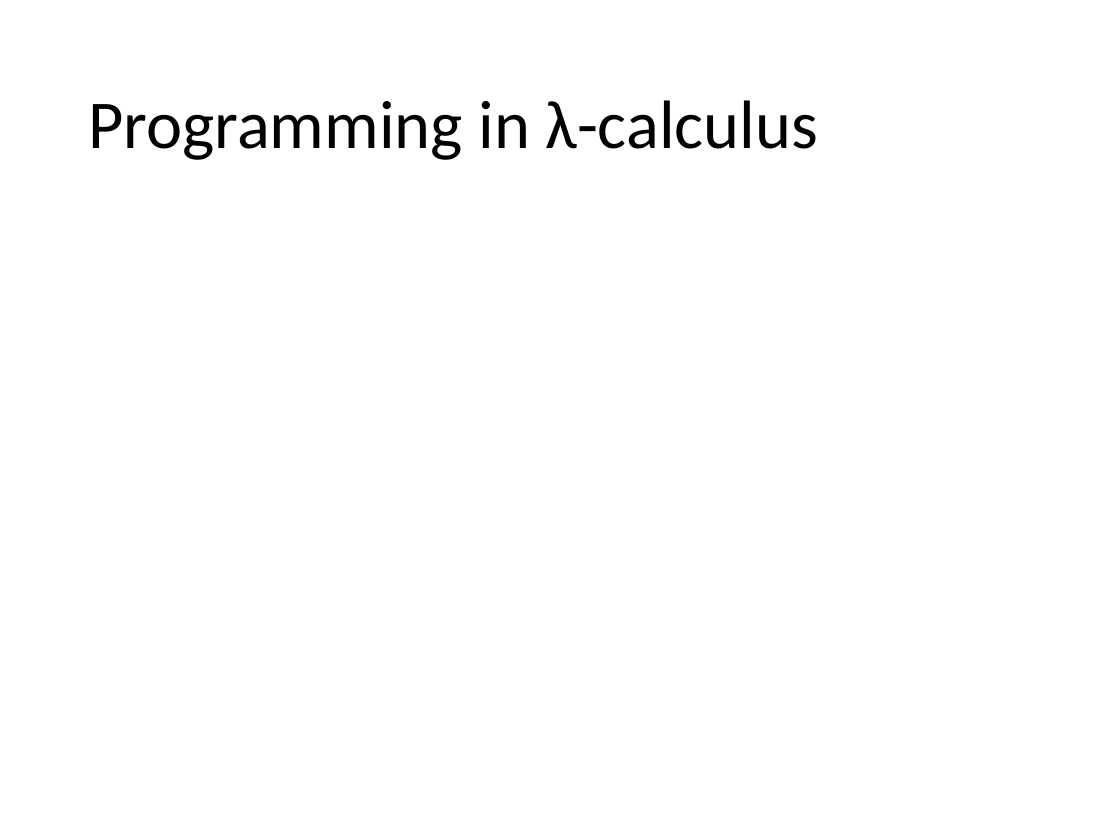
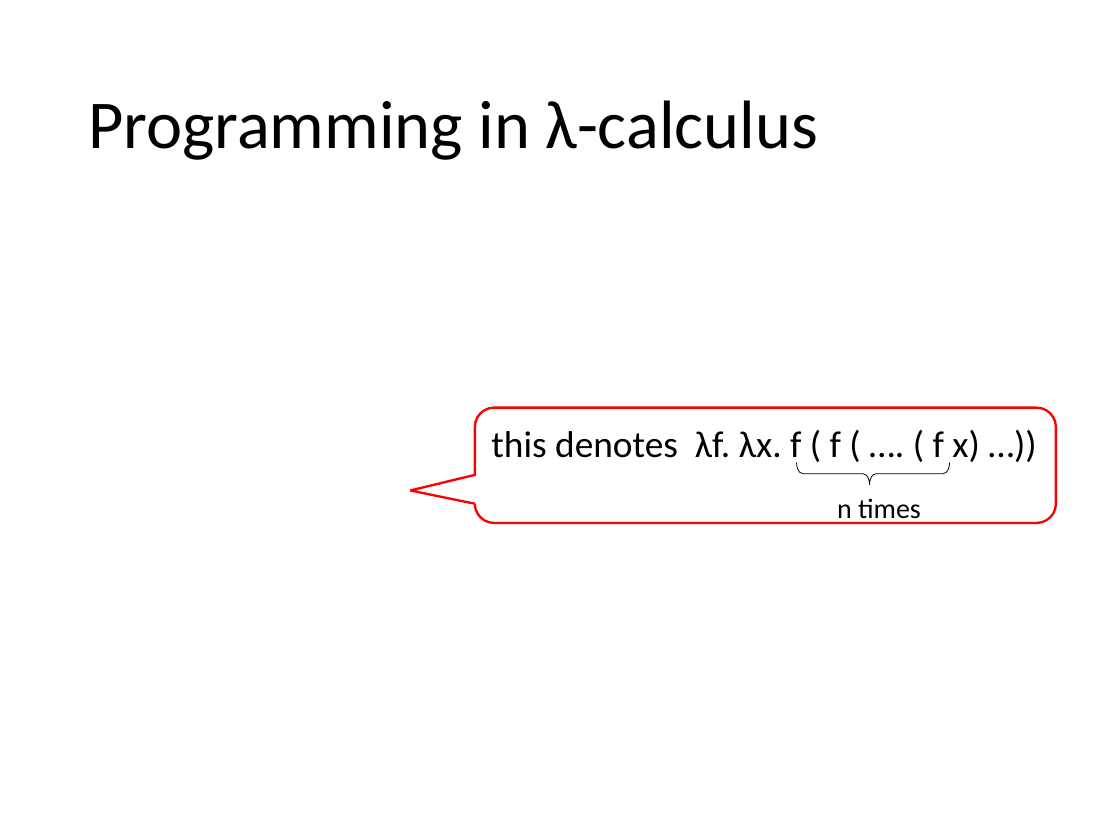
Before and after one commit to hongjin-liang/semantics2025, a slide deck: slide 63 of 04_lambda.pptx. Drawn at 1120x840 pixels with LibreOffice and Linux fonts; fonts in the diff are those of the drawing; grey boxes stand for pictures. Boxes give left, top, right and bottom in pixels: in the first picture for what was removed or moved away, otherwise in the second. Text is boxed around its words. In the diff, an @@ line names an element or a change of style, - is before the commit and + after.

```diff
--- a/04_lambda.pptx
+++ b/04_lambda.pptx
@@ rounded speech box added at box(475, 408, 1056, 523), outline #FF0000 1.5 pt, 24 pt, text #000000 @@
+this denotes λf. λx. f ( f ( …. ( f x) …))
@@ left brace added at box(796, 463, 949, 486), outline #000000 0.5 pt @@
@@ text added at box(837, 498, 921, 524), 18 pt, text #000000 @@
+n times
```
